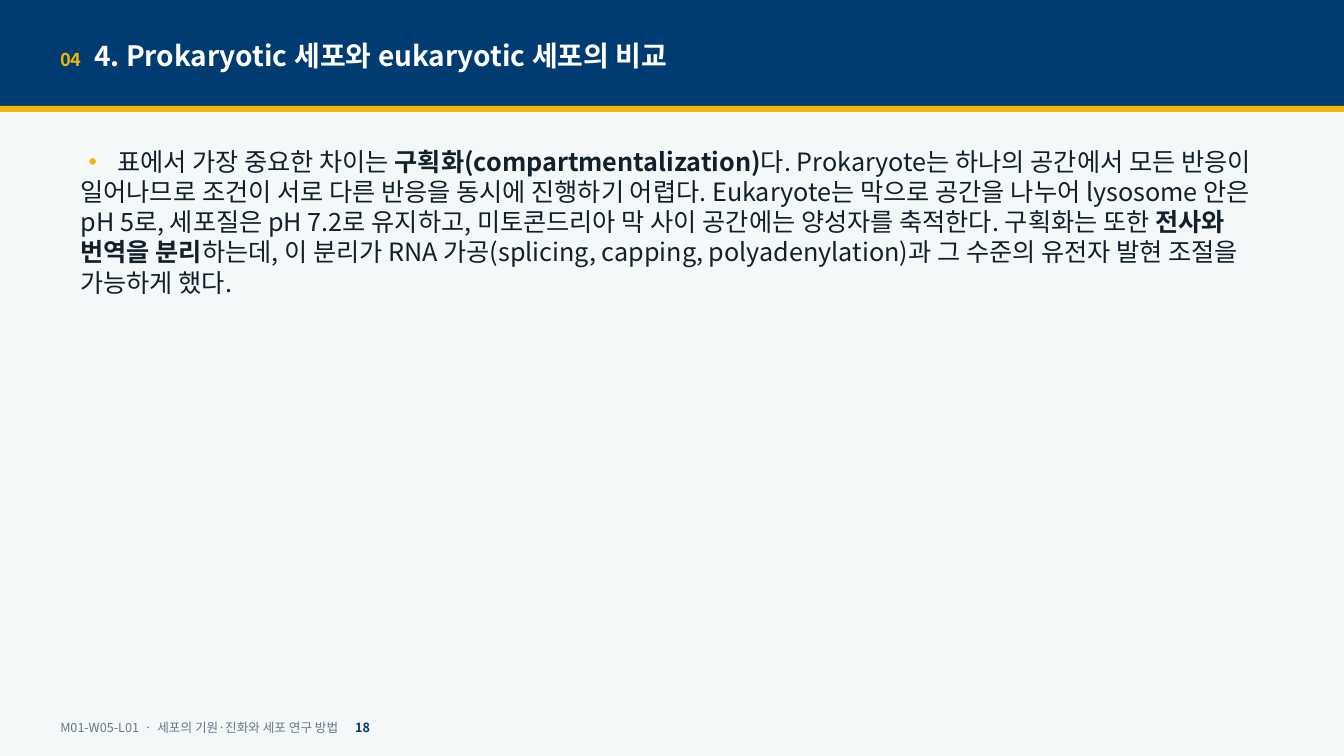
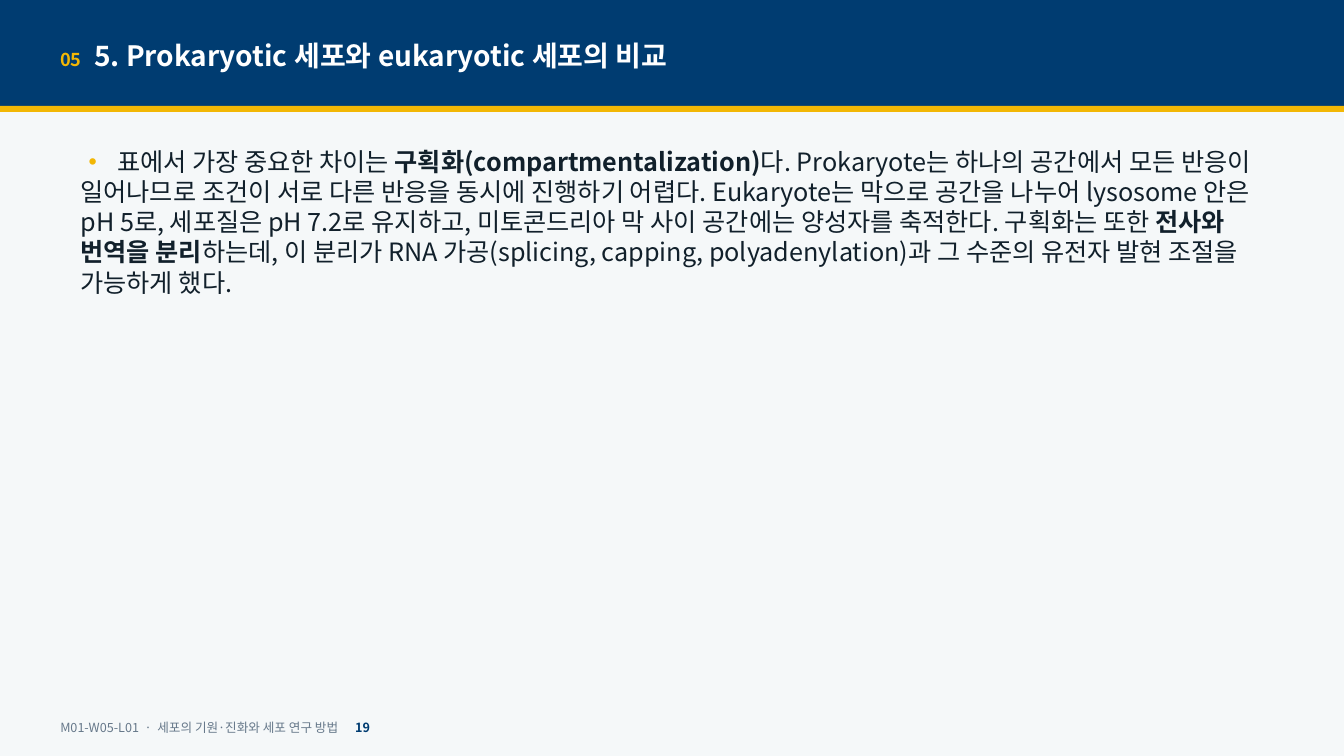
Before and after one commit to hoperiasd2/hoperiasd2.github.io, a slide deck: slide 19 of curriculum/M01/W05/L01/slides.pptx (slide 18 before the commit). Drawn at 1344x756 pixels with LibreOffice and Linux fonts; fonts in the diff are those of the drawing. Boxes give left, top, right and bottom in pixels: in the first picture for what was removed or moved away, otherwise in the second. Text is boxed around its words. In the diff, an @@ line names an element or a change of style, - is before the commit and + after.

```diff
--- a/curriculum/M01/W05/L01/slides.pptx
+++ b/curriculum/M01/W05/L01/slides.pptx
@@ text at [60,42,668,73]: text changed @@
-04 4. Prokaryotic 세포와 eukaryotic 세포의 비교
+05 5. Prokaryotic 세포와 eukaryotic 세포의 비교
```
Also in this commit, not shown: 25 other slides changed, 1 slide added, 13 slides removed, 6 other files.
